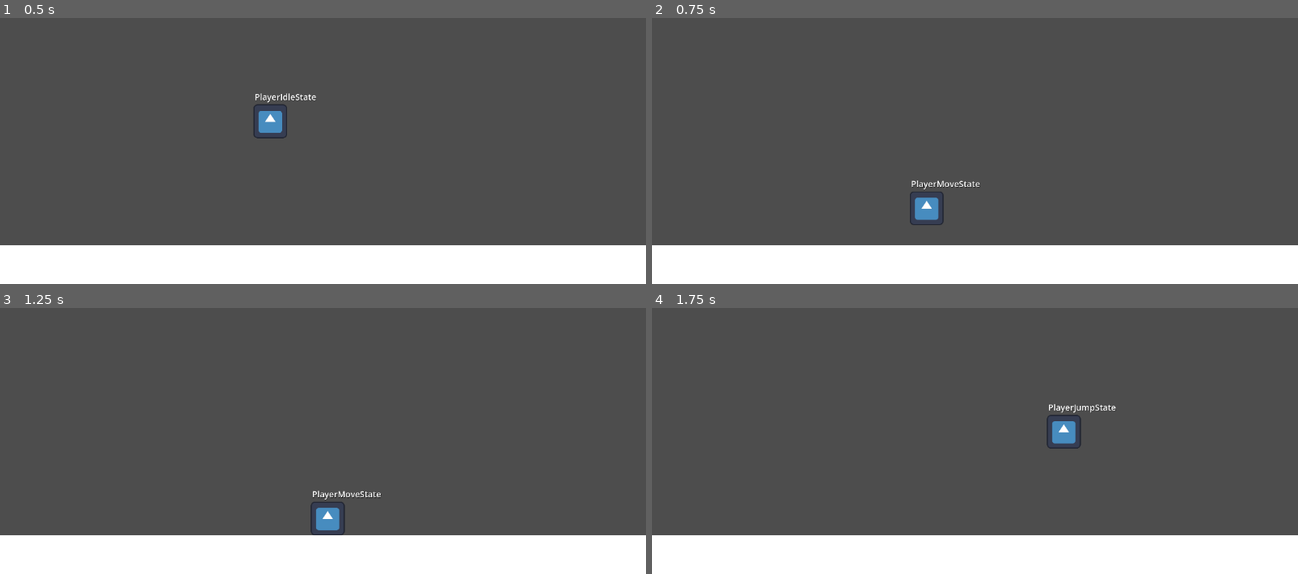
Above: before the commit, frames 1-4 (two rows, left to right).
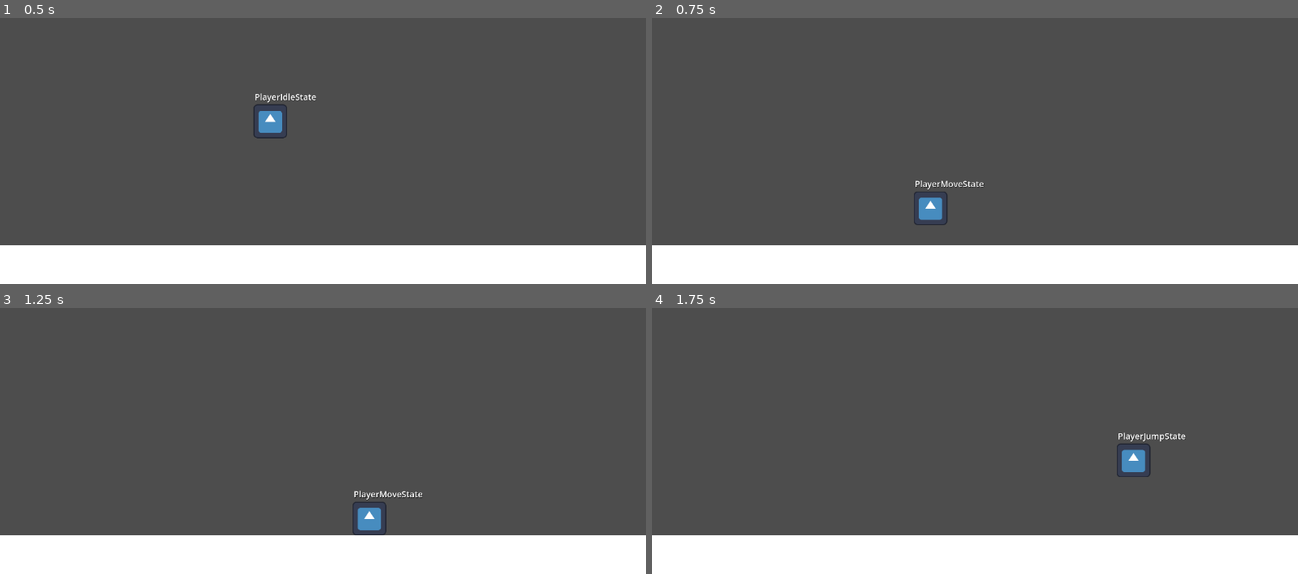
Above: after the commit, the same moments.

Repository: ReusableChopsticks/Platformer2024
Game: Godot game, scene res://scenes/environment/level.tscn
Same seed, same stepped clock (60 frames per second), same inputs: the game is played once before the commit and once after it. The engine's default icon, where the game draws it, is replaced by a stand-in: a white triangle on a blue panel in a dark square.
Inputs:
- Up to frame 1 (0.5 s): no input
- Up to frame 2 (0.75 s): hold Right (right) from 0.53 s (still down); hold Space (jump) from 0.53 s (still down)
- Up to frame 3 (1.25 s): keep holding Right (right); keep holding Space (jump)
- Up to frame 4 (1.75 s): keep holding Right (right); release Space (jump) at 1.28 s; tap Space (jump) at 1.35, 1.52 s

Frame 1 is identical in both runs. In frame 2, 0.4% of the frame differs, in the area x 39-52%, y 61-78%; in frame 3, 1.1%; in frame 4, 1.1%, in the area x 61-83%, y 36-64%.

Commit message:
variable jump height
double gravity when player releases jump

Diff:
--- /dev/null
+++ b/scenes/player/MoveConfig.gd
@@ -0,0 +1,22 @@
+extends Node
+class_name MoveConfig
+
+@export var gravity: float = ProjectSettings.get_setting("physics/2d/default_gravity")
+# the base move speed at normal walking pace
+@export var move_speed: int = 400
+# percentage of move_speed to apply as counter force when moving in the opposite direction (used in move_x())
+@export_range(0, 3.0) var counter_dir_force_mult: float = 0.8
+
+# The time it takes for player to accelerate to base speed
+@export_range(0.01, 1.0) var time_to_max_speed: float = 0.5
+var move_accel: int = move_speed / time_to_max_speed
+# The time it takes for player to stop from base speed (due to friction)
+@export_range(0.01, 1.0) var time_to_stop: float = 0.3
+var friction_decel: int
+#@export_range(0.0, 1.0) var move_lerp: float = 0.5
+@export var max_move_speed: int = 3000
+@export var max_fall_speed: int = 2000
+
+func _ready():
+	move_accel = move_speed / time_to_max_speed
+	friction_decel = move_speed / time_to_stop
--- a/scenes/player/PlayerIdleState.gd
+++ b/scenes/player/PlayerIdleState.gd
@@ -1,7 +1,6 @@
 extends PlayerState
 class_name PlayerIdleState
 
-@export var decel_rate: int = 1000
 var curr_dir = 0
 
 func enter():
@@ -21,7 +20,7 @@
 
 
 	#player.velocity.x = lerpf(player.velocity.x, 0, 0.05)
-	friction_x(delta, curr_dir, decel_rate)
+	friction_x(delta, curr_dir, 1)
 
 	apply_gravity(delta)
 	player.move_and_slide()
--- a/scenes/player/PlayerJumpState.gd
+++ b/scenes/player/PlayerJumpState.gd
@@ -2,38 +2,44 @@
 class_name PlayerJumpState
 
 @export var jump_force: int = -600
-@export var decel_rate: int = 200
+@export_range(0, 1.0) var jump_apex_mult: float = 0.7
+@export_range(1, 3) var jump_release_mult: float = 2
 var curr_dir: float = 0
 var peak_reached: bool = false
+var jump_released: bool = false
 
 func enter():
 	player.velocity.y = jump_force
 	curr_dir = signf(player.velocity.x)
 	peak_reached = false
+	jump_released = false
 
 func physics_update(delta: float):
 	if (player.is_on_floor()):
 		transitioned.emit(self, "PlayerIdleState")
 
 	if (Input.get_axis("left", "right")):
-		move_x(delta, 0.4)
+		move_x(delta, 0.7)
 	else:
-		friction_x(delta, curr_dir, decel_rate)
+		friction_x(delta, curr_dir, 0.2)
 	#move_x(delta, 0.5)
 	#friction_x(delta, curr_dir, decel_rate)
 
+	if (!jump_released and !Input.is_action_pressed("jump")):
+		jump_released = true
 
+	# update jump peak reached flag based on y velocity
 	if (!peak_reached):
 		peak_reached = player.velocity.y > 0
 	else:
 		peak_reached = player.velocity.y < 100
-	print(player.velocity.y)
-	print(peak_reached)
+
 	# apply gravity multiplier after jump peak is reached
+	var _release_mult = jump_release_mult if jump_released else 1
 	if (peak_reached):
-		apply_gravity(delta, 0.7)
+		apply_gravity(delta, jump_apex_mult * _release_mult)
 	else:
-		apply_gravity(delta)
+		apply_gravity(delta, _release_mult)
 
 	player.move_and_slide()
 
--- a/scenes/player/PlayerState.gd
+++ b/scenes/player/PlayerState.gd
@@ -1,22 +1,12 @@
 extends State
 class_name PlayerState
+
+### An interface for player controls and common functions.
 
 # We store common variables and functions in here for convenience
 
 @onready var player: CharacterBody2D = get_tree().get_nodes_in_group("Player")[0]
-var gravity = ProjectSettings.get_setting("physics/2d/default_gravity")
-
-# the base move speed at normal walking pace
-@export var move_speed: int = 300
-# The time it takes for player to accelerate to base speed
-@export_range(0.0, 1.0) var time_to_max_speed: float = 0.7
-var move_accel: int = move_speed / time_to_max_speed
-# The time it takes for player to stop from base speed (due to friction)
-@export_range(0.0, 1.0) var time_to_stop: float = 0.5
-var friction_decel: int = move_speed / time_to_stop
-#@export_range(0.0, 1.0) var move_lerp: float = 0.5
-@export var max_move_speed: int = 3000
-@export var max_fall_speed: int = 2000
+@onready var config: MoveConfig = $"../MoveConfig"
 
 
 
@@ -25,17 +15,24 @@
 	#print("X VELOCITY: %s" % player.velocity.x)
 	pass
 
+# next_v = curr_v + accel * delta_time * mult
 func apply_gravity(delta: float, multiplier: float = 1):
-	player.velocity.y = minf(player.velocity.y + (gravity * delta * multiplier), max_fall_speed)
+	player.velocity.y = minf(player.velocity.y + (config.gravity * delta * multiplier), config.max_fall_speed)
 
 # @description: moves player and direction gets handled for you
 # @@@ CONTRACT @@@
 # @param weight: what to multiply the acceleration rate with, within range (0, infinity)
 func move_x(delta: float, multiplier: float = 1):
 	var direction = signf(Input.get_axis("left", "right"))
-	#player.velocity.x = lerpf(player.velocity.x, target_speed * direction, weight)
-	var vel = player.velocity.x + (multiplier * move_accel * direction * delta)
-	player.velocity.x = clampf(vel, -move_speed, move_speed)
+
+	var vel = player.velocity.x + (multiplier * config.move_accel * direction * delta)
+
+	# apply counter force when moving in opposite direction
+	if (direction and player.velocity.x and direction != signf(player.velocity.x)):
+		vel += direction * config.move_speed * config.counter_dir_force_mult * delta
+		print("COUNTER!!!")
+
+	player.velocity.x = clampf(vel, -config.move_speed, config.move_speed)
 
 # applies a friction force AGAINST the supplied direction (the current direction of the player)
 func friction_x(delta: float, dir: int, multiplier: float = 1):
@@ -43,6 +40,6 @@
 		# stop applying friction if the player has stopped
 		return
 	if (is_equal_approx(dir, 1)):
-		player.velocity.x = maxf(0, player.velocity.x - (friction_decel * delta * multiplier))
+		player.velocity.x = maxf(0, player.velocity.x - (config.friction_decel * delta * multiplier))
 	elif (is_equal_approx(dir, -1)):
-		player.velocity.x = minf(0, player.velocity.x + (friction_decel * delta * multiplier))
+		player.velocity.x = minf(0, player.velocity.x + (config.friction_decel * delta * multiplier))
--- /dev/null
+++ b/scenes/player/PlayerStats.gd
@@ -0,0 +1,6 @@
+extends Resource
+
+@export var total_jumps: int
+# really just a test to see how custom resources work
+func _init(p_total_jumps = 0):
+	total_jumps = p_total_jumps
--- /dev/null
+++ b/scenes/player/PlayerStats.tres
@@ -0,0 +1,7 @@
+[gd_resource type="Resource" load_steps=2 format=3 uid="uid://j6qai6jmysbh"]
+
+[ext_resource type="Script" path="res://scenes/player/PlayerStats.gd" id="1_anwdh"]
+
+[resource]
+script = ExtResource("1_anwdh")
+total_jumps = 100
--- a/scenes/player/player.tscn
+++ b/scenes/player/player.tscn
@@ -1,7 +1,8 @@
-[gd_scene load_steps=9 format=3 uid="uid://ci5j8awqi3j8v"]
+[gd_scene load_steps=10 format=3 uid="uid://ci5j8awqi3j8v"]
 
 [ext_resource type="Texture2D" uid="uid://cld0i6eyjjmi6" path="res://icon.svg" id="1_hup1c"]
 [ext_resource type="Script" path="res://scenes/player/PlayerState.gd" id="3_2av4n"]
+[ext_resource type="Script" path="res://scenes/player/MoveConfig.gd" id="3_41vn7"]
 [ext_resource type="Script" path="res://scenes/interfaces/StateMachine.gd" id="3_ockid"]
 [ext_resource type="Script" path="res://scenes/player/PlayerMoveState.gd" id="4_0yqxf"]
 [ext_resource type="Script" path="res://scenes/player/PlayerIdleState.gd" id="4_ht342"]
@@ -37,9 +38,11 @@
 initial_state = NodePath("PlayerIdleState")
 show_state_label = true
 
+[node name="MoveConfig" type="Node" parent="StateMachine"]
+script = ExtResource("3_41vn7")
+
 [node name="PlayerState" type="Node" parent="StateMachine"]
 script = ExtResource("3_2av4n")
-time_to_max_speed = 1.0
 
 [node name="PlayerIdleState" type="Node" parent="StateMachine"]
 script = ExtResource("4_ht342")
